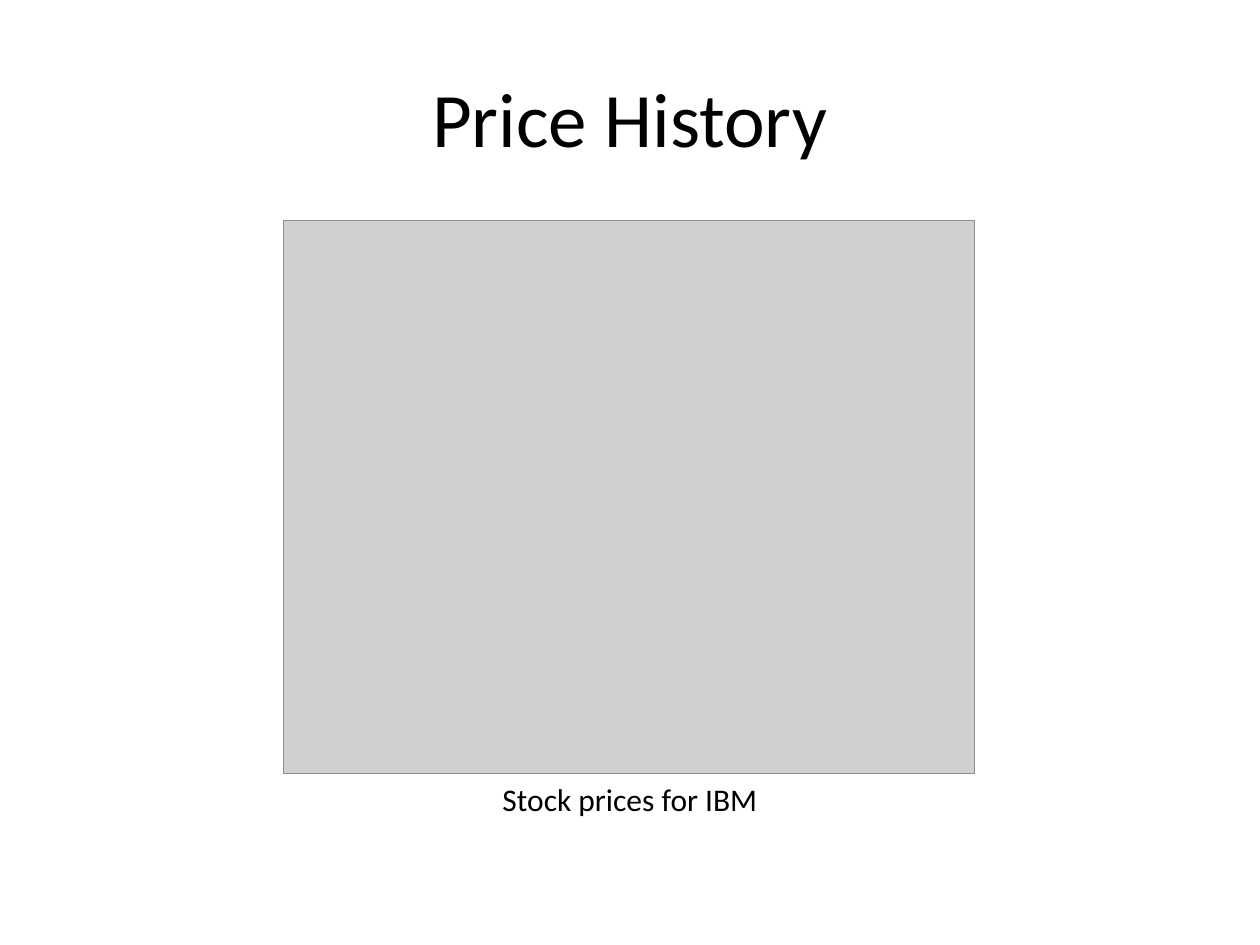
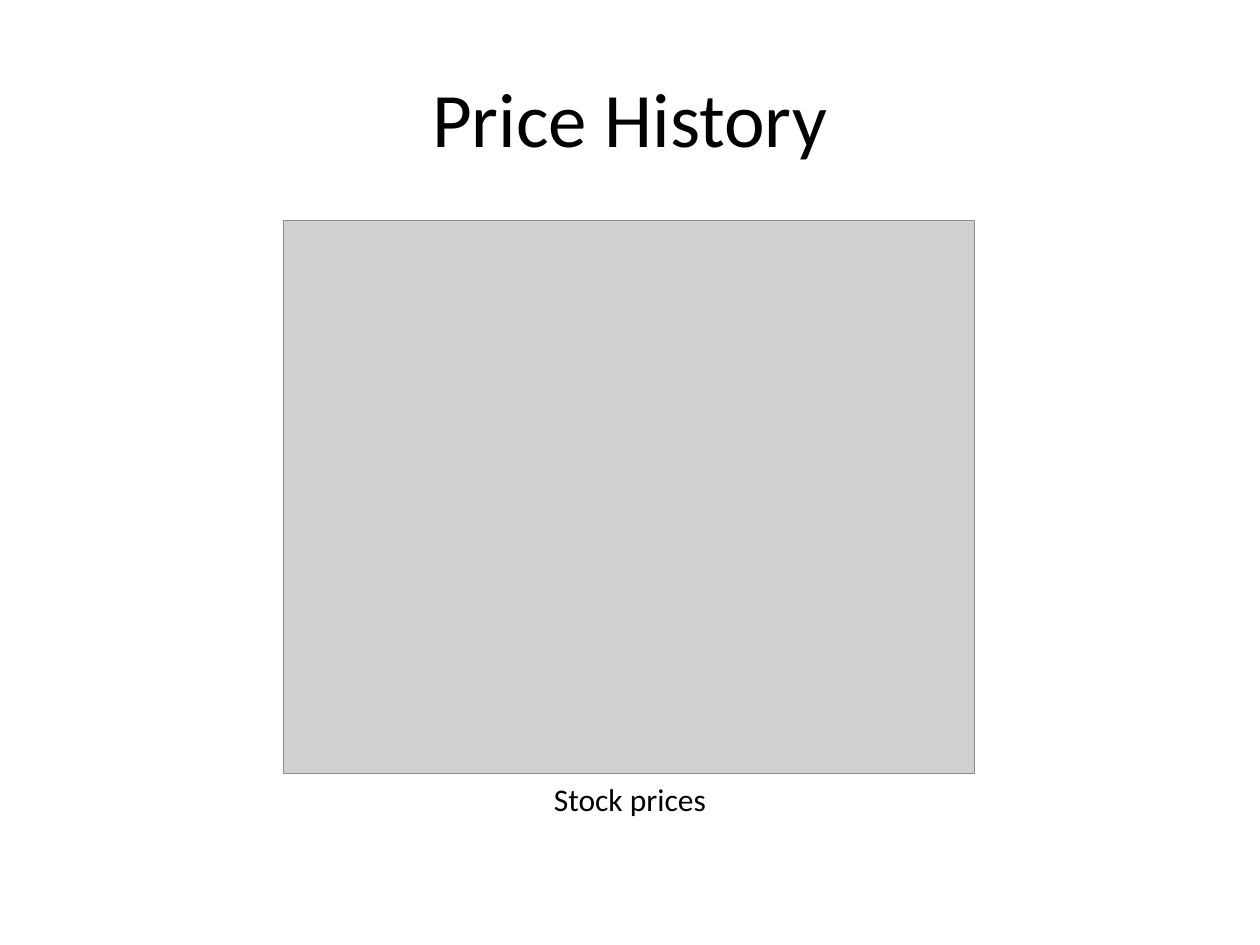
Before and after one commit to sol-eng/powerpoint, a slide deck: slide 4 of webinar/demos/stocks/stocks.pptx. Drawn at 1260x945 pixels with LibreOffice and Linux fonts; fonts in the diff are those of the drawing; grey boxes stand for pictures. Boxes give left, top, right and bottom in pixels: in the first picture for what was removed or moved away, otherwise in the second. Text is boxed around its words. In the diff, an @@ line names an element or a change of style, - is before the commit and + after.

```diff
--- a/webinar/demos/stocks/stocks.pptx
+++ b/webinar/demos/stocks/stocks.pptx
@@ text at <box>554,789,706,816</box>: text changed @@
-Stock prices for IBM
+Stock prices
```
Also in this commit, not shown: 4 other slides changed, 7 other files.
